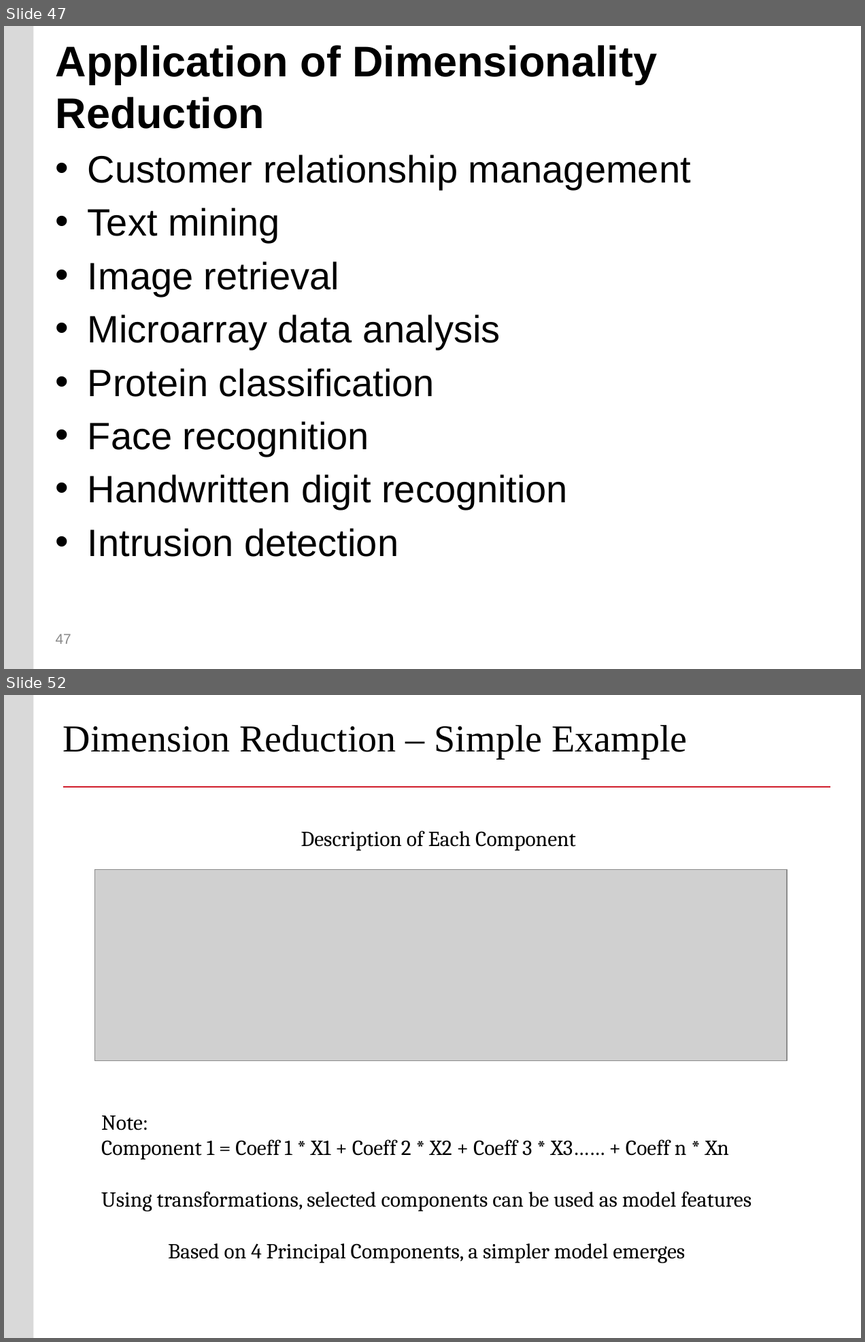
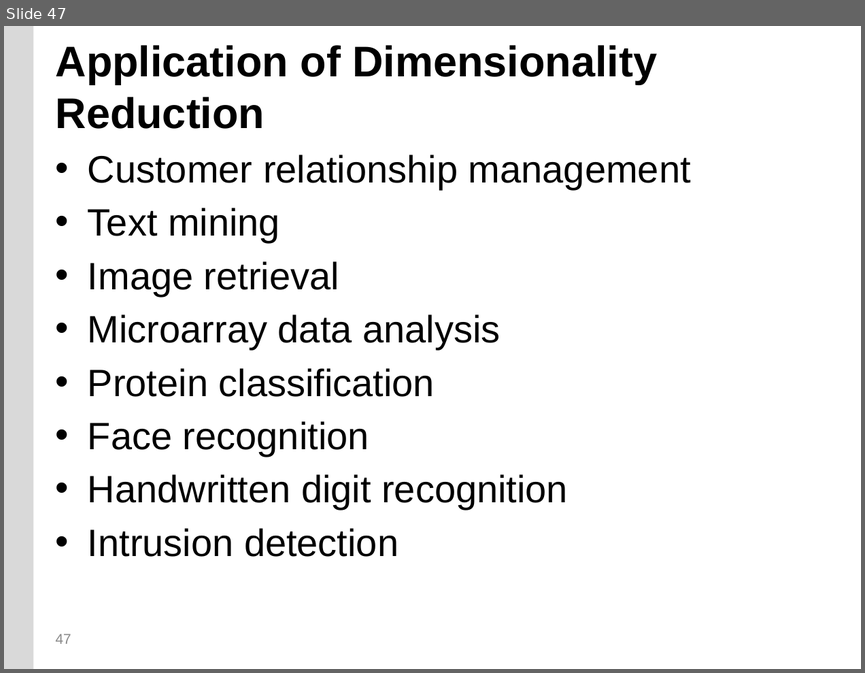
Before and after one commit to buyuhuang/csda1000_FT, a slide deck: day6/1. Lecture/day_6_model_selection_model_evaluation.pptx. Shown one above the other, each under a label of ours: slides 47 and 52 before the commit, slide 47 after it; the slides between them are not shown. The pictures are 865x1342 and 865x673 pixels, drawn with LibreOffice and Linux fonts; fonts in the diff are those of the drawing; grey boxes stand for pictures; background and template pictures are left out. Boxes give left, top, right and bottom in pixels: in the first picture for what was removed or moved away, otherwise in the second. Text is boxed around its words. In the diff, an @@ line names an element or a change of style, - is before the commit and + after.

```diff
--- a/day6/1. Lecture/day_6_model_selection_model_evaluation.pptx
+++ b/day6/1. Lecture/day_6_model_selection_model_evaluation.pptx
@@ slide 52 removed at <box>4,695,861,1338</box>, background #FFFFFF; not listed: 1 template element that a slide beside it also shows @@
@@ title removed at <box>63,725,687,759</box> @@
-Dimension Reduction – Simple Example
@@ line removed from (63, 787) to (830, 787) @@
@@ text removed at <box>301,830,576,851</box> @@
-Description of Each Component
@@ picture removed at <box>95,870,786,1061</box> @@
@@ text removed at <box>101,1115,751,1263</box> @@
-Note:
-Component 1 = Coeff 1 * X1 + Coeff 2 * X2 + Coeff 3 * X3…… + Coeff n * Xn
-Using transformations, selected components can be used as model features
-Based on 4 Principal Components, a simpler model emerges
```
Also in this commit, not shown: 16 other slides removed, 52 other files.
